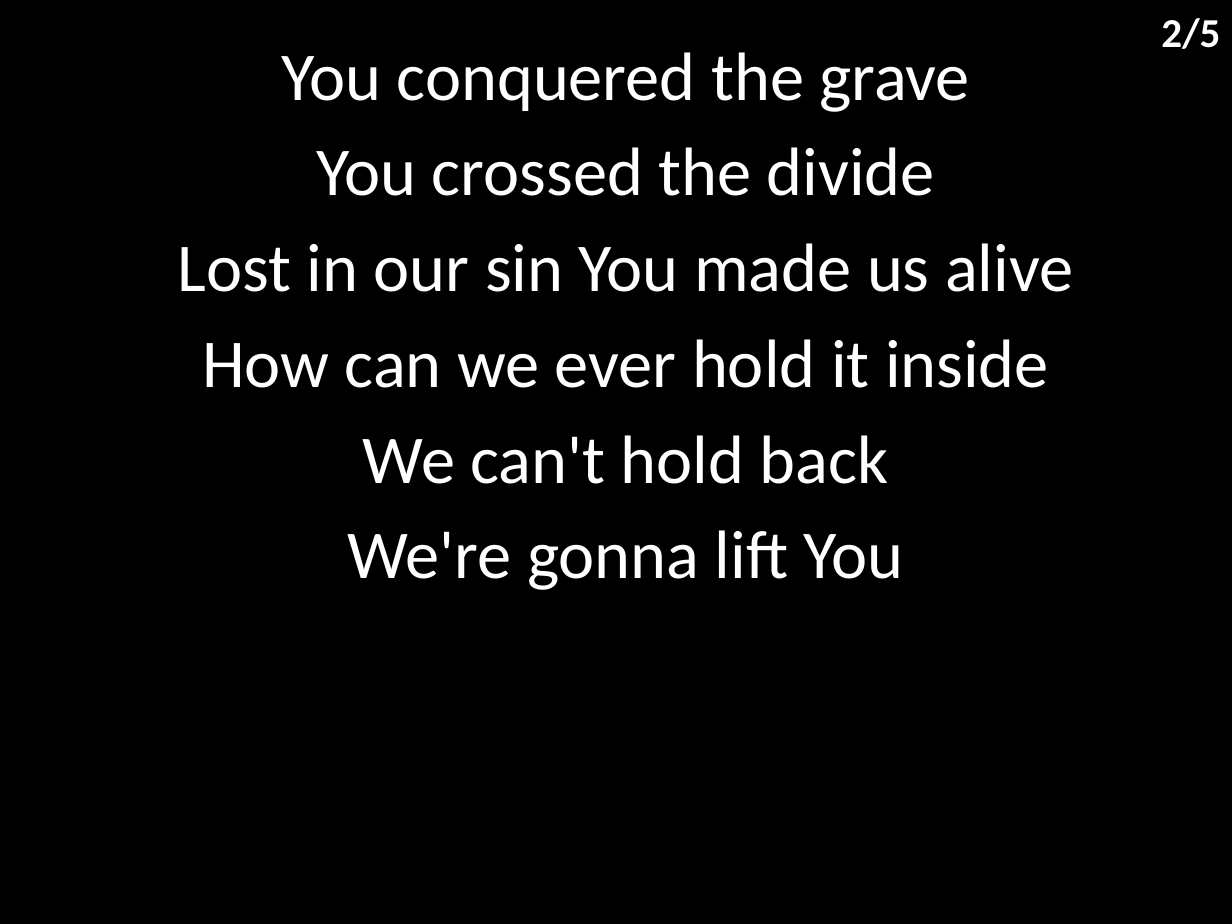
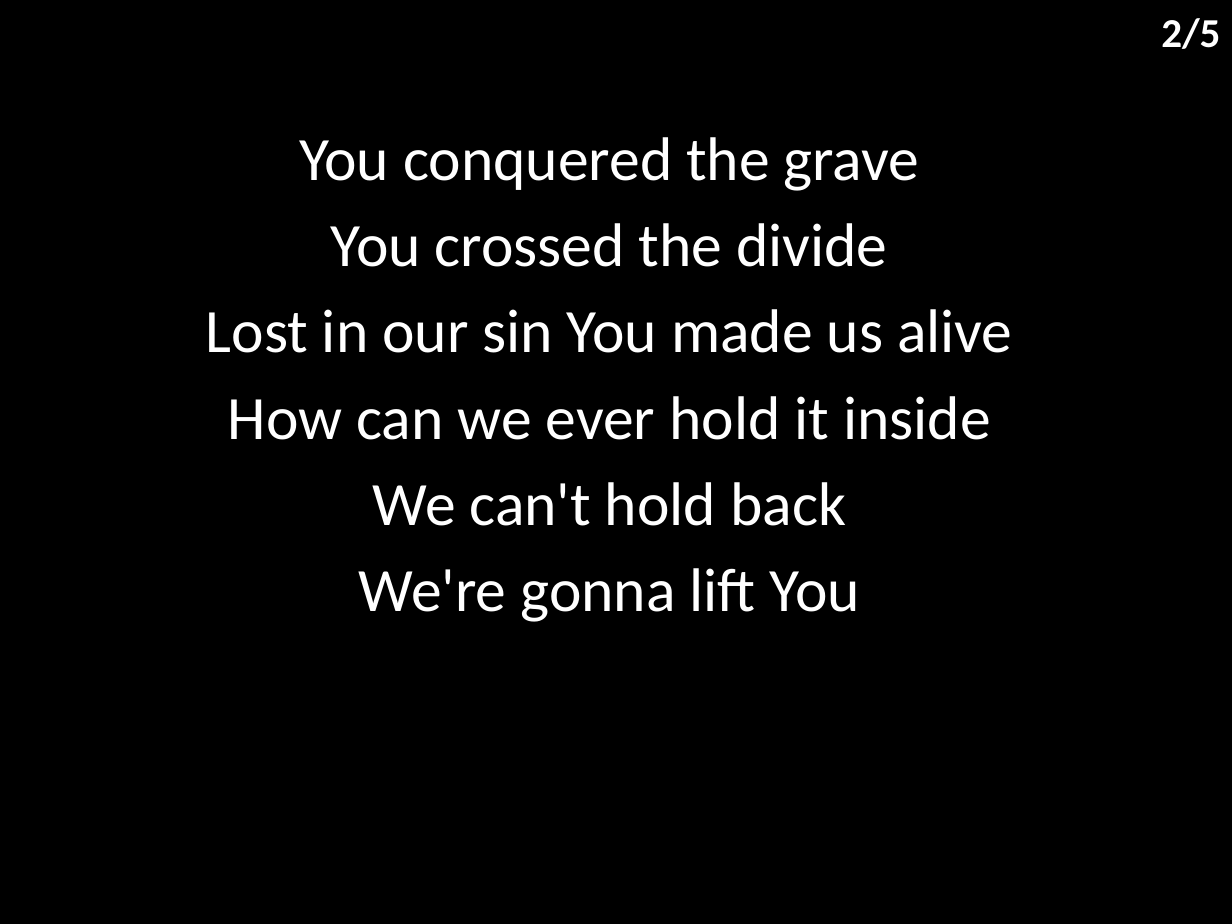
Before and after one commit to hoo-are-ya/worship, a slide deck: slide 3 of docs/songs/never gonna stop singing.pptx. Drawn at 1232x924 pixels with LibreOffice and Linux fonts; fonts in the diff are those of the drawing. Boxes give left, top, right and bottom in pixels: in the first picture for what was removed or moved away, otherwise in the second. Text is boxed around its words. In the diff, an @@ line names an element or a change of style, - is before the commit and + after.

```diff
--- a/docs/songs/never gonna stop singing.pptx
+++ b/docs/songs/never gonna stop singing.pptx
@@ subtitle "You conquered the grave" moved from (x1=178, y1=52, x2=1073, y2=590) to (x1=206, y1=137, x2=1013, y2=622) @@
@@ subtitle "You conquered the grave" at (x1=206, y1=137, x2=1013, y2=622): size 40 to 36 pt @@
```
Also in this commit, not shown: 4 other slides changed, 5 other files.
